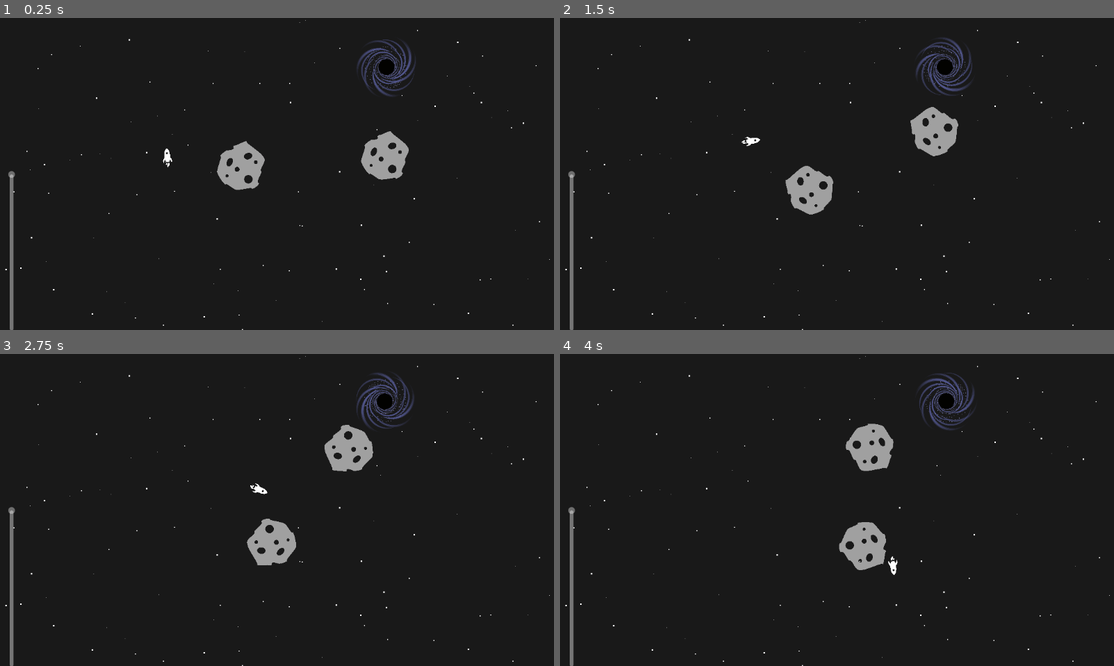
Above: before the commit, frames 1-4 (two rows, left to right).
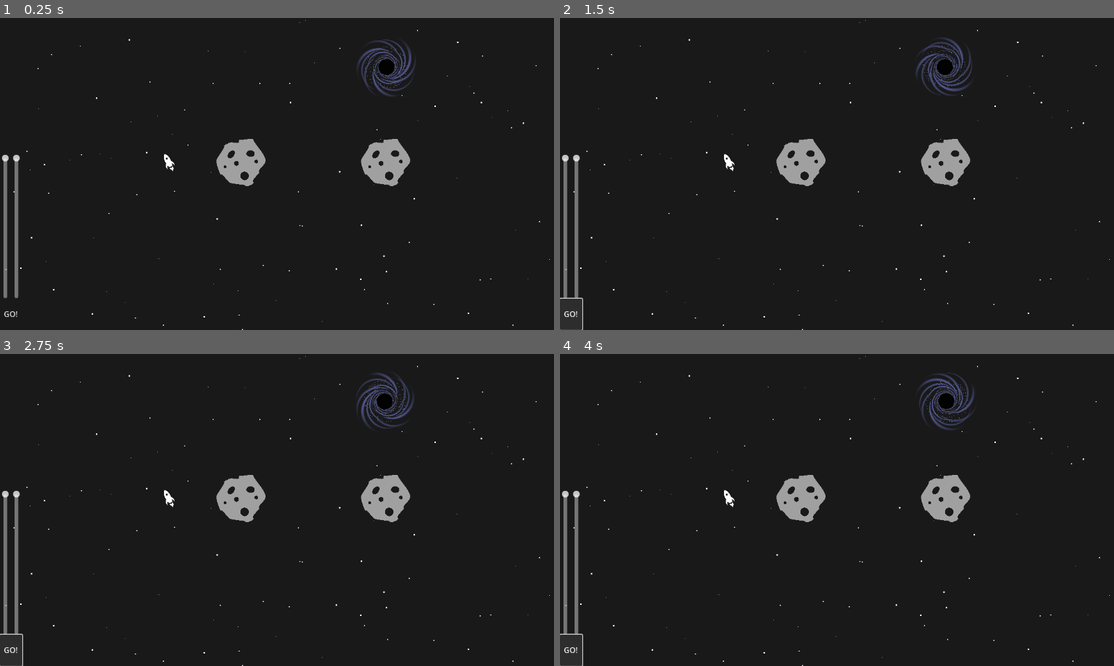
Above: after the commit, the same moments.

Repository: SuvegesMarton/aimtheship
Game: Godot game, scene res://scenes/level_manager.tscn
Same seed, same stepped clock (60 frames per second), same inputs: the game is played once before the commit and once after it.
Inputs (mouse positions are in pixels of both pictures, inside the frame that each line leads up to):
- Up to frame 1 (0.25 s): no input
- Up to frame 2 (1.5 s): click (571, 314) at 0.5 s, where only the run after the commit has a clickable "GO!"; click (571, 314) at 1.25 s, where only the run after the commit has a clickable "GO!"
- Up to frame 3 (2.75 s): click (11, 650) at 2 s, where only the run after the commit has a clickable "GO!"
- Up to frame 4 (4 s): no input

The runs differ from the first frame. In frame 1, 2.2% of the frame differs, in the area x 0-75%, y 36-100%; in frame 2, 4.1%; in frame 3, 4.7%; in frame 4, 4.8%, in the area x 0-75%, y 22-100%.

Commit message:
added direction slider and go button. started developing the fsm for levelManager

Diff:
--- a/scenes/level_start_ui.tscn
+++ b/scenes/level_start_ui.tscn
@@ -1,12 +1,18 @@
-[gd_scene format=3 uid="uid://bbg7wa0rpp545"]
+[gd_scene load_steps=4 format=3 uid="uid://bbg7wa0rpp545"]
+
+[ext_resource type="PackedScene" uid="uid://cvgsed7d0l3ta" path="res://scenes/slider_settings.tscn" id="1_mhc3f"]
+[ext_resource type="Script" path="res://scripts/level_start_ui.gd" id="1_sjegc"]
+[ext_resource type="Script" path="res://scripts/go_button.gd" id="3_tj018"]
 
 [node name="levelStartUI" type="Node2D"]
+script = ExtResource("1_sjegc")
 
-[node name="VSlider" type="VSlider" parent="."]
-offset_left = 1.0
-offset_top = 1.0
-offset_right = 47.0
-offset_bottom = 649.0
-value = 50.0
-editable = false
-ticks_on_borders = true
+[node name="speed" parent="." instance=ExtResource("1_mhc3f")]
+
+[node name="direction" parent="." instance=ExtResource("1_mhc3f")]
+
+[node name="go_button" type="Button" parent="."]
+offset_right = 8.0
+offset_bottom = 8.0
+text = "GO!"
+script = ExtResource("3_tj018")
--- /dev/null
+++ b/scenes/slider_settings.tscn
@@ -0,0 +1,12 @@
+[gd_scene load_steps=2 format=3 uid="uid://cvgsed7d0l3ta"]
+
+[ext_resource type="Script" path="res://scripts/custom_slider.gd" id="1_jd4m0"]
+
+[node name="speed" type="VSlider"]
+offset_right = 46.0
+offset_bottom = 648.0
+step = 0.1
+value = 50.0
+editable = false
+ticks_on_borders = true
+script = ExtResource("1_jd4m0")
--- /dev/null
+++ b/scripts/custom_slider.gd
@@ -0,0 +1,22 @@
+extends VSlider
+
+
+# Called when the node enters the scene tree for the first time.
+func _ready() -> void:
+	scale = Vector2(1,1)
+	size = Vector2(get_viewport().size.x/50,get_viewport().size.y*0.9)
+	editable = true
+	value = 50.0
+
+# Called every frame. 'delta' is the elapsed time since the previous frame.
+func _process(_delta: float) -> void:
+	pass
+
+func get_val() -> float:
+	return value
+
+func turn_off() -> void:
+	editable = false
+
+func turn_on() -> void:
+	editable = true
--- /dev/null
+++ b/scripts/direction.gd
@@ -0,0 +1,11 @@
+extends VSlider
+
+
+# Called when the node enters the scene tree for the first time.
+func _ready() -> void:
+	pass # Replace with function body.
+
+
+# Called every frame. 'delta' is the elapsed time since the previous frame.
+func _process(delta: float) -> void:
+	pass
--- /dev/null
+++ b/scripts/go_button.gd
@@ -0,0 +1,12 @@
+extends Button
+
+
+# Called when the node enters the scene tree for the first time.
+func _ready() -> void:
+	#scale = Vector2(1,1)
+	custom_minimum_size = Vector2(get_viewport().size.x/25,get_viewport().size.y*0.1)
+	#value = 50.0
+
+# Called every frame. 'delta' is the elapsed time since the previous frame.
+func _process(_delta: float) -> void:
+	pass
--- a/scripts/levelManager.gd
+++ b/scripts/levelManager.gd
@@ -1,10 +1,19 @@
 extends Node2D
+
+#0->speed&direction is being modified
+#1->simulation going
+var phase = 0
 
 # Called when the node enters the scene tree for the first time.
 func _ready() -> void:
-	$objectManager.start_movement()
-
+	pass
 
 # Called every frame. 'delta' is the elapsed time since the previous frame.
 func _process(_delta: float) -> void:
-	pass
+	match phase:
+		0:
+			var speed_and_dir = $levelStartUI.get_values()
+			$objectManager.rocket.set_speed_and_dir(speed_and_dir[0], speed_and_dir[1])
+			if !$levelStartUI.values_under_configuration:
+				$objectManager.start_movement()
+				phase = 1
--- /dev/null
+++ b/scripts/level_start_ui.gd
@@ -0,0 +1,16 @@
+extends Node2D
+
+var values_under_configuration = true
+
+# Called when the node enters the scene tree for the first time.
+func _ready() -> void:
+	$speed.position = Vector2(0, 0)
+	$direction.position = Vector2(get_viewport().size.x/50, 0)
+	$go_button.position = Vector2(0, get_viewport().size.y*0.9)
+# Called every frame. 'delta' is the elapsed time since the previous frame.
+func _process(_delta: float) -> void:
+	pass
+
+
+func get_values():
+	return [$speed.get_val(), $direction.get_val()]
--- a/scripts/rocket.gd
+++ b/scripts/rocket.gd
@@ -6,7 +6,6 @@
 func _ready() -> void:
 	pass # Replace with function body.
 
-
 # Called every frame. 'delta' is the elapsed time since the previous frame.
 func _process(delta: float) -> void:
 	rotation = velocity.angle()
@@ -14,3 +13,7 @@
 	position.x += velocity[0]*delta
 	position.y += velocity[1]*delta
 	update_velocity(delta)
+
+func set_speed_and_dir(speed: float, dir: float) -> void:
+	print(speed, dir)
+	pass
